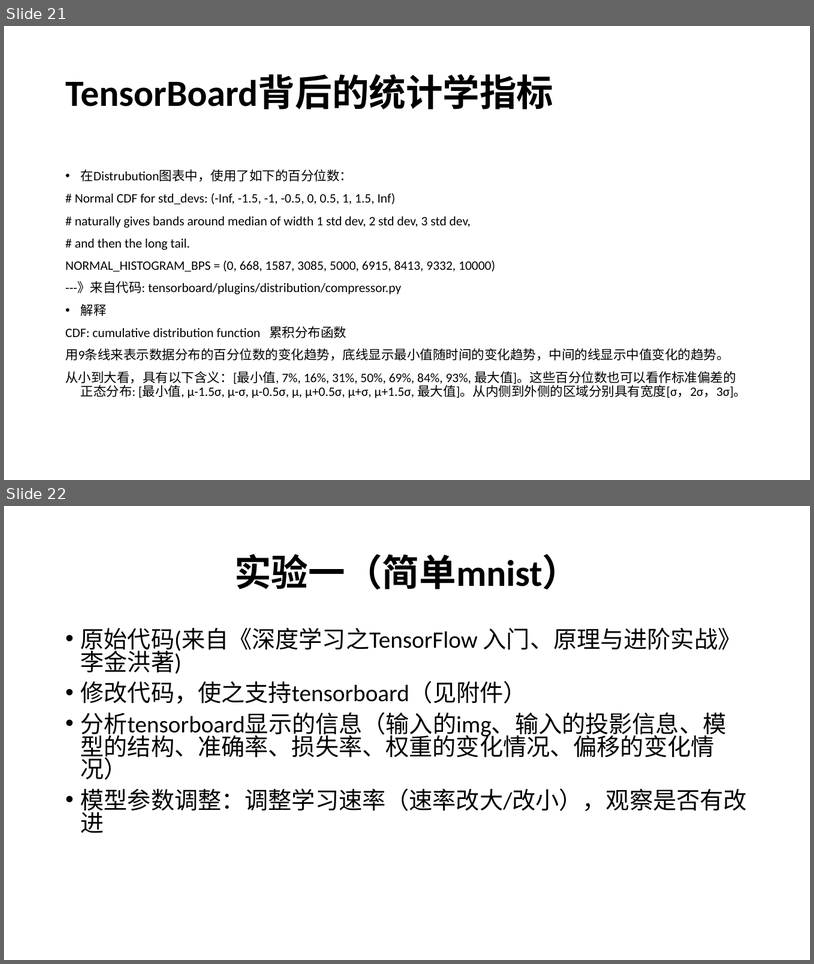
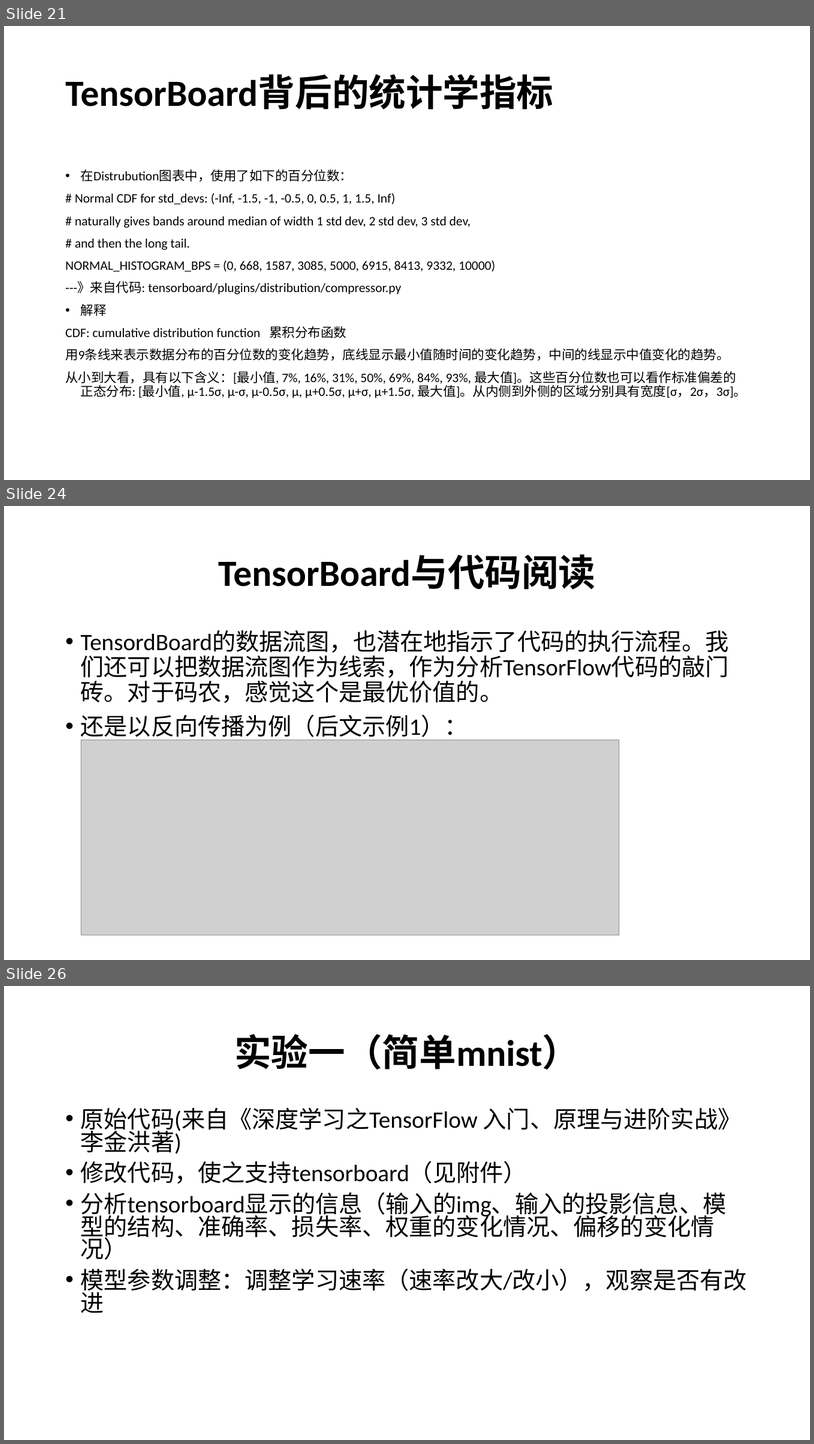
Before and after one commit to w-simon/ai_study_notes, a slide deck: tensorboard/神经网络可视化与TensorBoard.pptx. Shown one above the other, each under a label of ours: slides 21 and 22 before the commit, slides 21, 24 and 26 after it; the slides between them are not shown. The pictures are 814x964 and 814x1444 pixels, drawn with LibreOffice and Linux fonts; fonts in the diff are those of the drawing; grey boxes stand for pictures. Boxes give left, top, right and bottom in pixels: in the first picture for what was removed or moved away, otherwise in the second. Text is boxed around its words. In the diff, an @@ line names an element or a change of style, - is before the commit and + after.

```diff
--- a/tensorboard/神经网络可视化与TensorBoard.pptx
+++ b/tensorboard/神经网络可视化与TensorBoard.pptx
@@ slide 24 added at (x1=4, y1=506, x2=810, y2=960), background #FFFFFF @@
@@ title added at (x1=218, y1=555, x2=596, y2=589), 44 pt, text #000000, bold @@
+TensorBoard与代码阅读
@@ text added at (x1=81, y1=630, x2=729, y2=741), 28 pt, text #000000 @@
+• TensordBoard的数据流图，也潜在地指示了代码的执行流程。我们还可以把数据流图作为线索，作为分析TensorFlow代码的敲门砖。对于码农，感觉这个是最优价值的。
+• 还是以反向传播为例（后文示例1）：
@@ picture added at (x1=81, y1=739, x2=619, y2=935) @@
@@ what was slide 22 is now slide 26 @@
```
Also in this commit, not shown: 3 other slides added, 2 other files.
